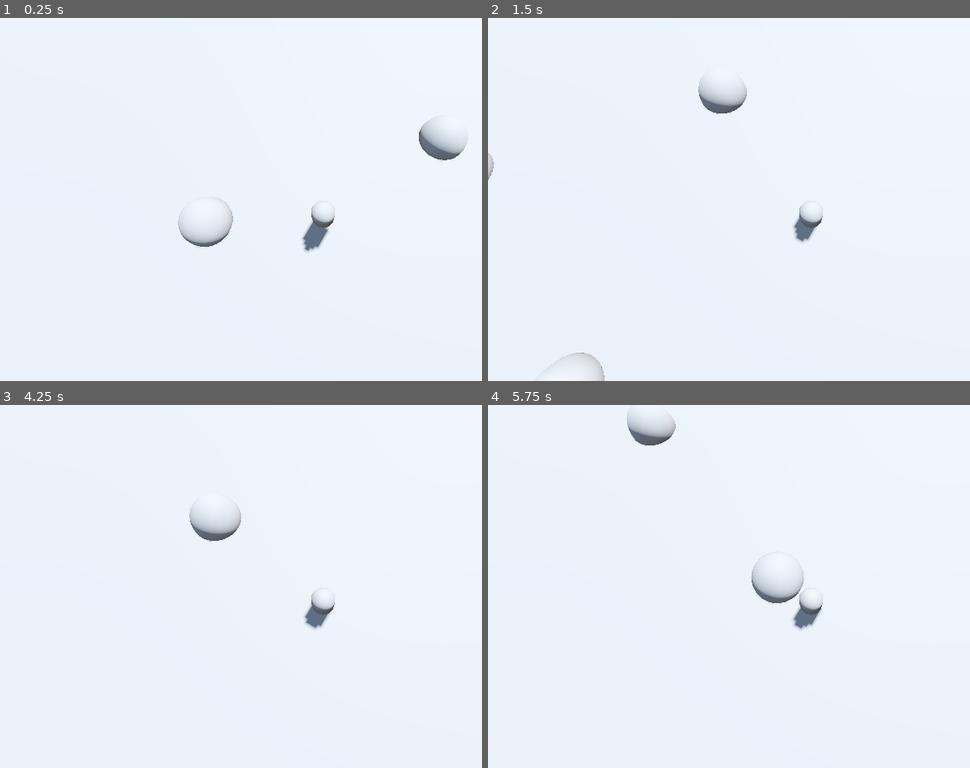
Above: before the commit, frames 1-4 (two rows, left to right).
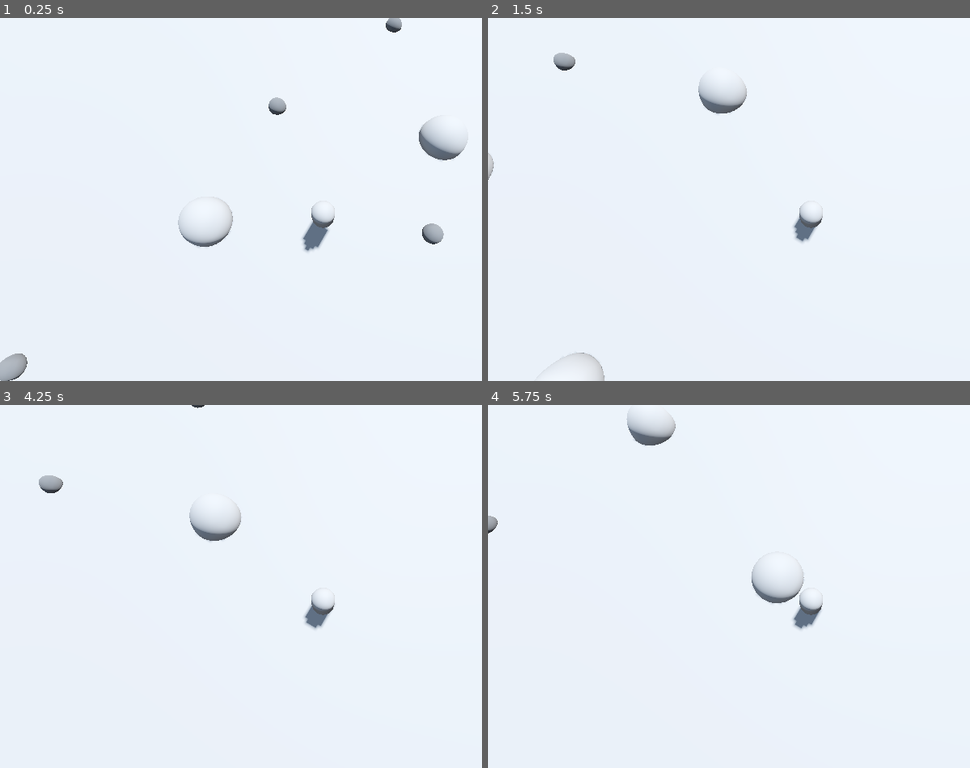
Above: after the commit, the same moments.

Repository: Edtg/Ludum-Dare-55
Game: Godot game, scene res://scenes/main.tscn
The game is run twice, just before and just after one commit, with the same random seed, the same clock (stepped at 60 frames per second) and the same inputs.
Inputs:
- Up to frame 1 (0.25 s): no input
- Up to frame 2 (1.5 s): hold D (move_right) 0.53-1.28 s; hold Shift (sprint) 0.53-1.28 s; hold S (move_back) from 1.28 s (still down); tap Shift (sprint) at 1.35 s
- Up to frame 3 (4.25 s): release S (move_back) at 2.03 s; hold D (move_right) 2.03-2.78 s; hold Shift (sprint) 2.03-2.78 s; hold W (move_forward) 2.78-3.53 s; tap Shift (sprint) at 2.85 s; hold A (move_left) from 3.53 s (still down); hold Shift (sprint) from 3.53 s (still down)
- Up to frame 4 (5.75 s): release Shift (sprint) at 4.28 s; tap Shift (sprint) at 4.35 s; release A (move_left) at 5.03 s; hold S (move_back) from 5.03 s (still down); hold Shift (sprint) from 5.03 s (still down)

The runs differ from the first frame. In frame 1, 0.8% of the frame differs, in the area x 0-93%, y 0-100%; in frame 2, 0.2%; in frame 3, 0.2%; in frame 4, less than 0.1%.

Commit message:
Added rock pickup and rock count on player

Diff:
--- a/scenes/characters/player.gd
+++ b/scenes/characters/player.gd
@@ -4,6 +4,7 @@
 const SPRINT_SPEED: float = 6.0
 var gravity: float = ProjectSettings.get_setting("physics/3d/default_gravity")
 
+var rock_count: int
 
 func _physics_process(delta):
 	if is_on_floor():
@@ -27,3 +28,7 @@
 		velocity.z = move_toward(velocity.z, 0, 0.5)
 
 	move_and_slide()
+
+
+func pickup_rock():
+	rock_count += 1
--- a/scenes/characters/player.tscn
+++ b/scenes/characters/player.tscn
@@ -10,7 +10,7 @@
 radius = 0.2
 height = 0.75
 
-[node name="Player" type="CharacterBody3D"]
+[node name="Player" type="CharacterBody3D" groups=["penguins"]]
 script = ExtResource("1_m6xn8")
 
 [node name="CollisionShape3D" type="CollisionShape3D" parent="."]
--- a/scenes/maps/test_map.tscn
+++ b/scenes/maps/test_map.tscn
@@ -1,4 +1,6 @@
-[gd_scene load_steps=7 format=3 uid="uid://6xgq1p12t2w8"]
+[gd_scene load_steps=8 format=3 uid="uid://6xgq1p12t2w8"]
+
+[ext_resource type="PackedScene" uid="uid://dft30y2r2tvho" path="res://scenes/objects/rock_pickup.tscn" id="1_71y6m"]
 
 [sub_resource type="ProceduralSkyMaterial" id="ProceduralSkyMaterial_c20iu"]
 sky_horizon_color = Color(0.64625, 0.65575, 0.67075, 1)
@@ -54,3 +56,18 @@
 [node name="MeshInstance3D5" type="MeshInstance3D" parent="."]
 transform = Transform3D(1, 0, 0, 0, 1, 0, 0, 0, 1, -0.0900669, 0, -5.89014)
 mesh = SubResource("SphereMesh_wr50h")
+
+[node name="RockPickup" parent="." instance=ExtResource("1_71y6m")]
+transform = Transform3D(1, 0, 0, 0, 1, 0, 0, 0, 1, 2.14717, 0.00500011, 0.246528)
+
+[node name="RockPickup2" parent="." instance=ExtResource("1_71y6m")]
+transform = Transform3D(1, 0, 0, 0, 1, 0, 0, 0, 1, -1.03973, 0.00500059, -2.63694)
+
+[node name="RockPickup3" parent="." instance=ExtResource("1_71y6m")]
+transform = Transform3D(1, 0, 0, 0, 1, 0, 0, 0, 1, 1.79018, 0.00500059, -5.01912)
+
+[node name="RockPickup4" parent="." instance=ExtResource("1_71y6m")]
+transform = Transform3D(1, 0, 0, 0, 1, 0, 0, 0, 1, -6.841, 0.00500107, 1.2035)
+
+[node name="RockPickup5" parent="." instance=ExtResource("1_71y6m")]
+transform = Transform3D(1, 0, 0, 0, 1, 0, 0, 0, 1, -5.29913, 0.00500107, 2.5187)
--- /dev/null
+++ b/scenes/objects/rock_pickup.gd
@@ -0,0 +1,7 @@
+extends Node3D
+
+
+func _on_proiximity_detector_body_entered(body):
+	if body.is_in_group("penguins"):
+		body.pickup_rock()
+		queue_free()
--- /dev/null
+++ b/scenes/objects/rock_pickup.tscn
@@ -0,0 +1,27 @@
+[gd_scene load_steps=5 format=3 uid="uid://dft30y2r2tvho"]
+
+[ext_resource type="Script" path="res://scenes/objects/rock_pickup.gd" id="1_diipv"]
+
+[sub_resource type="SphereShape3D" id="SphereShape3D_h2ctu"]
+radius = 0.6
+
+[sub_resource type="StandardMaterial3D" id="StandardMaterial3D_w5x3i"]
+albedo_color = Color(0.360784, 0.360784, 0.360784, 1)
+
+[sub_resource type="SphereMesh" id="SphereMesh_kvh11"]
+material = SubResource("StandardMaterial3D_w5x3i")
+radius = 0.2
+height = 0.4
+
+[node name="RockPickup" type="Node3D"]
+script = ExtResource("1_diipv")
+
+[node name="ProiximityDetector" type="Area3D" parent="."]
+
+[node name="CollisionShape3D" type="CollisionShape3D" parent="ProiximityDetector"]
+shape = SubResource("SphereShape3D_h2ctu")
+
+[node name="MeshInstance3D" type="MeshInstance3D" parent="."]
+mesh = SubResource("SphereMesh_kvh11")
+
+[connection signal="body_entered" from="ProiximityDetector" to="." method="_on_proiximity_detector_body_entered"]
